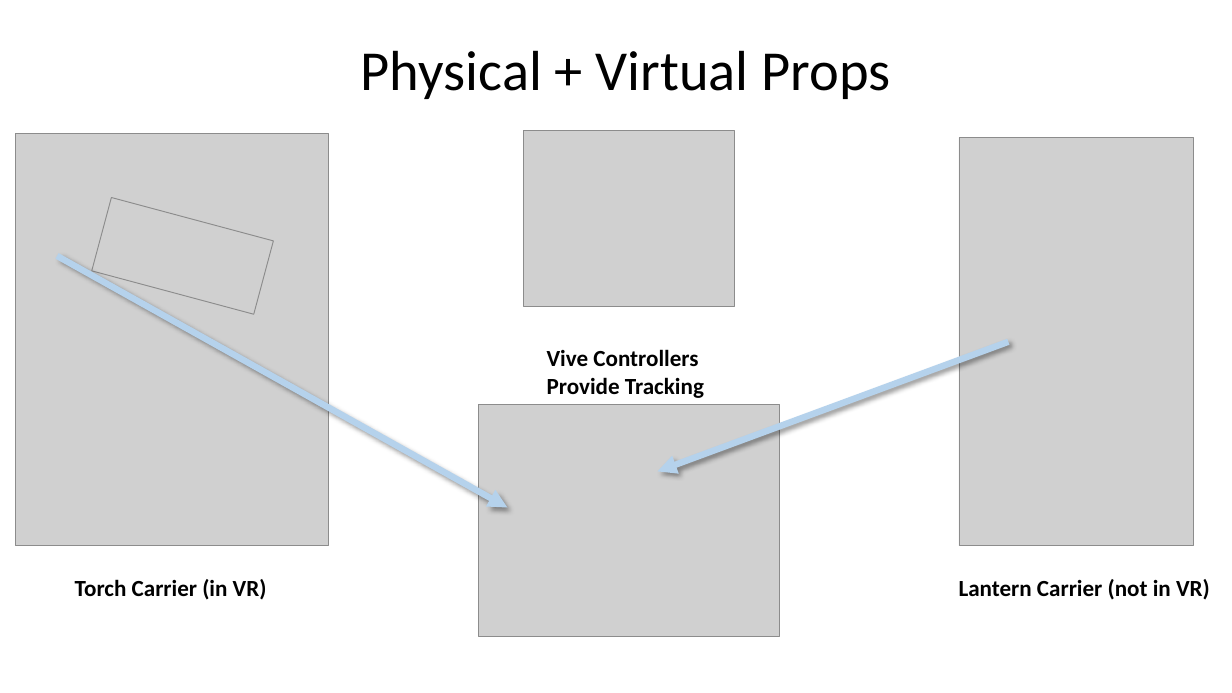
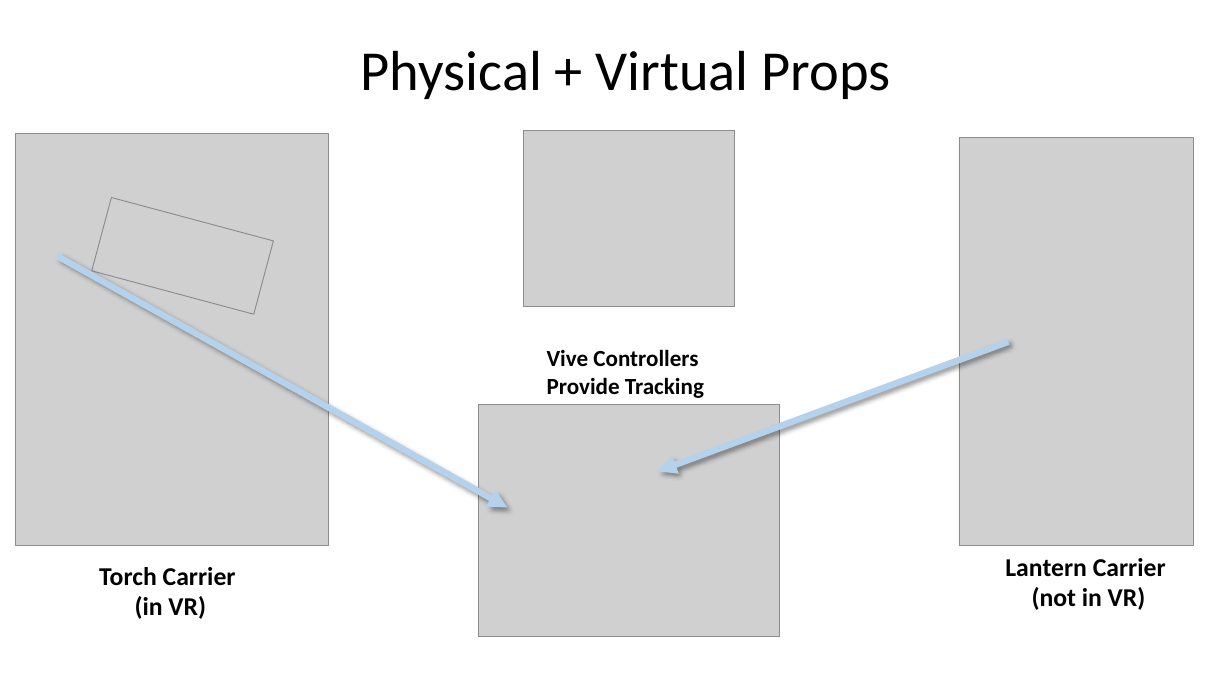
Before and after one commit to mmandel/8Nights2, a slide deck: slide 7 of docs/8NightsVRDesign.pptx (slide 5 before the commit). Drawn at 1232x693 pixels with LibreOffice and Linux fonts; fonts in the diff are those of the drawing; grey boxes stand for pictures. Boxes give left, top, right and bottom in pixels: in the first picture for what was removed or moved away, otherwise in the second. Text is boxed around its words. In the diff, an @@ line names an element or a change of style, - is before the commit and + after.

```diff
--- a/docs/8NightsVRDesign.pptx
+++ b/docs/8NightsVRDesign.pptx
@@ text "Torch Carrier (in VR)" at (99,567,236,619): size 18 to 20 pt; alignment left to centre @@
@@ text "Torch Carrier (in VR)": place and size @@
-text "Torch Carrier (in VR)" at (75,579,267,600)
+text "Torch Carrier (in VR)" at (99,567,236,619)
@@ text "Lantern Carrier (not in VR)": place and size @@
-text "Lantern Carrier (not in VR)" at (959,579,1210,600)
+text "Lantern Carrier (not in VR)" at (1005,558,1166,610)
@@ text "Lantern Carrier (not in VR)" at (1005,558,1166,610): size 18 to 20 pt; alignment left to centre @@
```
Also in this commit, not shown: 3 other slides changed, 2 slides added, 1 other file.
